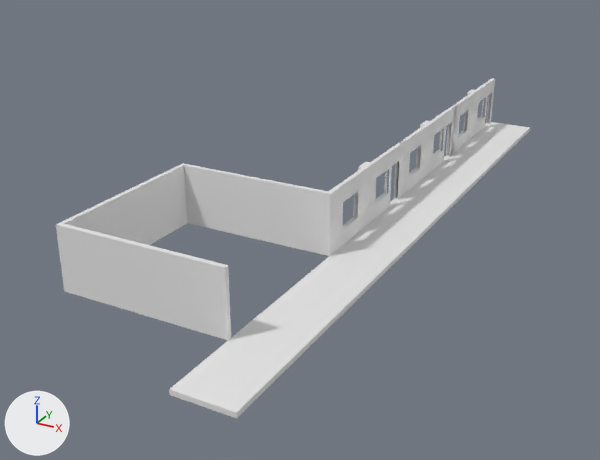
Renders of the FBX model fbx_files/corridor_2d.fbx from each side of a commit.
Both versions are drawn from a 50 mm camera at (16.9, -47.6, 18.0) aimed at (-3.9, -9.8, -0.9). The lights are fixed; the arrows at lower left show +X, +Y and +Z. Vertices at the same position are counted once.

Script lines for the objects in view, before the commit:
```python
me_cube_007 = bpy.data.meshes.new('Cube.007')
me_cube_007.from_pydata(...)  # 238 vertices, 178 faces; spans x -10.5..1.5, y -20.2..20.2, z -0.1..3.5
ob_cube_003 = bpy.data.objects.new('Cube.003', me_cube_007)
ob_cube_003.location = (1.5, -6.75, -0.12)
```
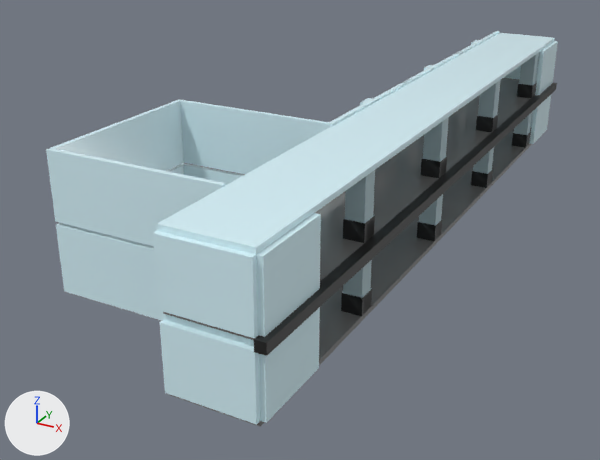
Location of each change, (x1, y1, x2, y2) in pixels of the pictures (600 x 460 px):
'inanimate.001', added
    after: (46, 31, 558, 340)
'Cube.003', reshaped
    before: (56, 78, 530, 418)
    after: (56, 95, 551, 427)
'Cube', added (black)
    after: (254, 83, 557, 356)
'Pillar_block.001', added
    after: (343, 170, 375, 243)
'pillar_crack.001', added
    after: (421, 117, 449, 178)
'Pillar_block', added
    after: (341, 260, 372, 316)
'pillar_good.002', added
    after: (476, 80, 501, 132)
'pillar_crack', added
    after: (417, 194, 443, 241)
'pillar_good.003', added
    after: (517, 53, 539, 98)
'pillar_good', added
    after: (471, 147, 494, 188)
'pillar_good.001', added
    after: (512, 112, 532, 147)
part 1 of me_cube_007, added
    after: (157, 33, 555, 346)
part 2 of me_cube_007, built on
    before: (169, 79, 530, 418)
    after: (153, 31, 558, 427)
part 3 of me_cube_007, recoloured
    before: (56, 78, 494, 340)
    after: (46, 31, 499, 321)

What the commit changed:
Material 'Material.004' (mat_material_004) is new.
Its base color is (0.202, 0.202, 0.202) (grey #7c7c7c).
Its roughness is 0.2.
Material 'Material.005' (mat_material_005) is new.
Its base color is (0.701, 0.93, 1.0) (white #daf7ff).
Its roughness is 0.2.
Material 'Material.002' (mat_material_002) is new.
Its base color is (0.0103, 0.0103, 0.0103) (black #1a1a1a).
Material 'Material.001' (mat_material_001) is new.
Its base color is (0.387, 0.511, 0.549) (light grey #a7bdc4).
Its roughness is 0.6.
Material 'Material' (mat_material) is new.
Its base color is (0.0103, 0.0103, 0.0103) (black #1a1a1a).
me_cube_007 is used by ob_cube_003; location (1.5, -6.75, -0.12).
me_cube_007 had 238 vertices, 178 faces and spanned x -10.5..1.5, y -20.2..20.2, z -0.1..3.5.
me_cube_007 now has 274 vertices, 208 faces and spans x -10.5..2.8, y -20.5..20.5, z -0.1..3.5.
me_cube_007 part 1: a new loose piece, a box spanning x -1.5..2.5, y -20.25..20.25, z 3.12..3.38, in mat_material_005 (white #daf7ff).
Part 2, on me_cube_007:
4 vertices are removed from x 1.5, y -20.2..20.2, z -0.1..0.1.
9 faces are deleted.
32 vertices are added at x -1.5..2.8, y -20.5..20.5, z -0.1..3.1.
27 new faces join them, mat_material_005 (white #daf7ff).
6 new faces join them, mat_material_004 (grey #7c7c7c).
me_cube_007 part 3: 169 faces spanning x -10.5..-1.5, y -16.2..20.2, z 0.1..3.5 switch from no material to mat_material_005 (white #daf7ff).
me_cube_007 now uses material mat_material_004 (grey #7c7c7c).
Mesh me_cube_001 is new.
It has 36 vertices, 38 faces and spans x -0.5..0.5, y -0.5..0.5, z -1.5..1.5.
Faces by material slot: [26, 12].
It uses material mat_material_001 (light grey #a7bdc4).
It uses material mat_material_002 (black #1a1a1a).
Mesh me_cube is new.
It is a box spanning x -0.2..0.2, y -20.5..20.5, z -0.2..0.2.
It uses material mat_material (black #1a1a1a).
Object 'inanimate.001' (ob_inanimate_001) is new; it shows me_cube_007.
Its location is (1.5, -6.75, 3.38).
Object 'pillar_good.003' (ob_pillar_good_003) is new; it shows me_cube_001.
Its location is (3.5, 9.0, 4.99).
Object 'pillar_good.001' (ob_pillar_good_001) is new; it shows me_cube_001.
Its location is (3.5, 9.0, 1.5).
Object 'pillar_crack' (ob_pillar_crack) is new; it shows me_cube_001.
Its location is (3.5, -9.0, 1.5).
Object 'Pillar_block.001' (ob_pillar_block_001) is new; it shows me_cube_001.
Its location is (3.5, -18.0, 5.0).
Object 'Pillar_block' (ob_pillar_block) is new; it shows me_cube_001.
Its location is (3.5, -18.0, 1.5).
Object 'pillar_good.002' (ob_pillar_good_002) is new; it shows me_cube_001.
Its location is (3.5, 0.0, 4.99).
Object 'pillar_crack.001' (ob_pillar_crack_001) is new; it shows me_cube_001.
Its location is (3.5, -9.0, 4.99).
Object 'Cube' (ob_cube) is new; it shows me_cube.
Its location is (4.25, -6.8, 3.25).
Object 'pillar_good' (ob_pillar_good) is new; it shows me_cube_001.
Its location is (3.5, 0.0, 1.5).
